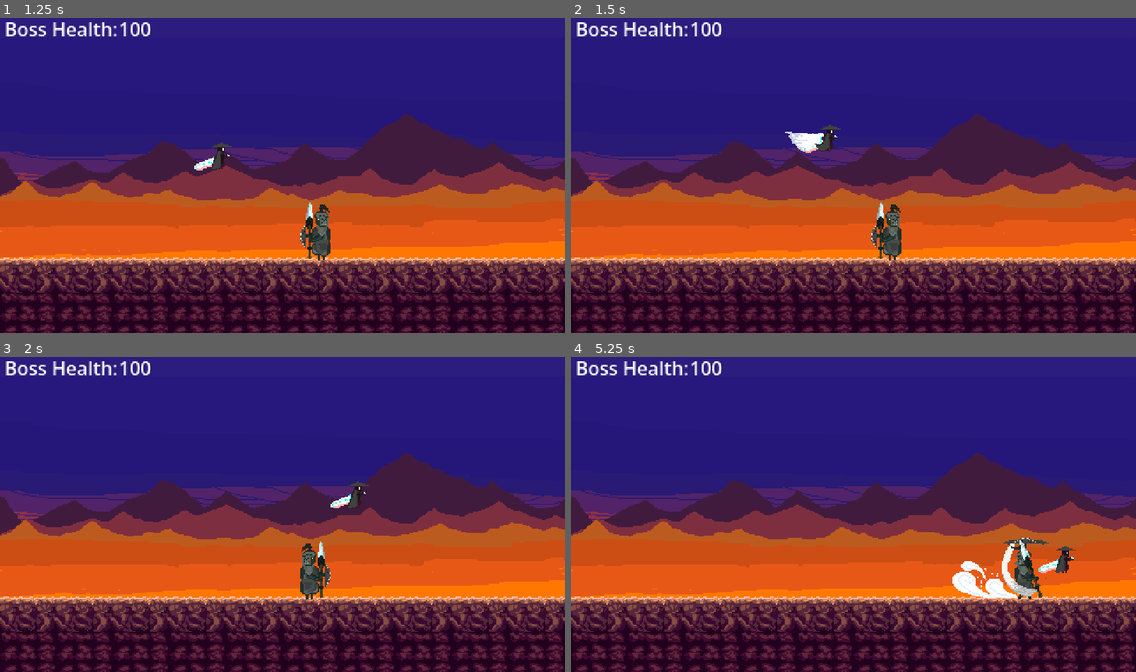
Above: before the commit, frames 1-4 (two rows, left to right).
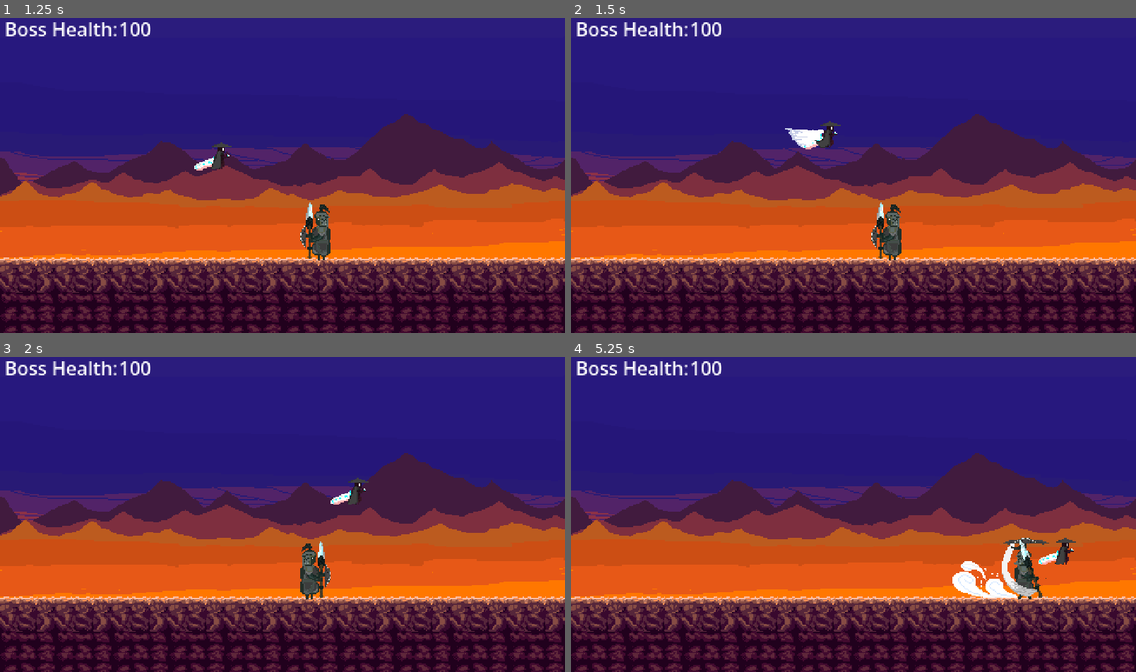
Above: after the commit, the same moments.

Repository: Shaurya0907/2d-souls
Game: Godot game, scene res://scenes/main.tscn
The game is run twice, just before and just after one commit, with the same random seed, the same clock (stepped at 60 frames per second) and the same inputs.
Inputs (mouse positions are in pixels of both pictures, inside the frame that each line leads up to):
- Up to frame 1 (1.25 s): tap Enter at 0.5 s; move the mouse to (406, 159) at 0.52 s; hold Right from 0.53 s (still down); click (406, 159) at 0.6 s; tap Space (jump) at 0.77, 1.07 s; tap Shift (dash) at 0.8 s
- Up to frame 2 (1.5 s): keep holding Right; move the mouse to (740, 191) at 1.27 s; tap Shift (dash) at 1.35 s
- Up to frame 3 (2 s): keep holding Right; tap Space (jump) at 1.52, 1.82 s; tap Q (parry) at 1.55 s
- Up to frame 4 (5.25 s): move the mouse to (910, 442) at 2.02 s; release Right at 2.03 s; hold Left 2.03-2.78 s; tap Q (parry) at 2.1, 4.55 s; tap Space (jump) at 2.3, 2.85, 3.02, 3.32, 3.77, 4.07, 4.52, 4.82 s; move the mouse to (825, 577) at 2.77 s; hold Right 2.78-4.28 s; click (825, 577) at 3.05 s; move the mouse to (1023, 561) at 3.52 s; click (1023, 561) at 3.6 s; tap Shift (dash) at 3.8, 5.1 s; move the mouse to (684, 464) at 4.27 s; hold Left 4.28-5.03 s; right-click (684, 464) at 4.35 s; move the mouse to (881, 514) at 5.02 s; hold Right from 5.03 s (still down); click (881, 514) at 5.17 s

Frame 1 is identical in both runs. In frame 2, 0.4% of the frame differs, in the area x 37-48%, y 32-43%; in frame 3, 0.2%; in frame 4, 0.3%.

Commit message:
COOLEST BOSS ATTACK
coolest attack so far for the boss has been animated and now will work on implementing it :)

Diff:
--- a/project.godot
+++ b/project.godot
@@ -41,36 +41,45 @@
 move_forward={
 "deadzone": 0.2,
 "events": [Object(InputEventKey,"resource_local_to_scene":false,"resource_name":"","device":-1,"window_id":0,"alt_press …(192 unchanged characters)…
+, Object(InputEventJoypadButton,"resource_local_to_scene":false,"resource_name":"","device":-1,"button_index":14,"pressure":0.0,"pressed":true,"script":null)
+, Object(InputEventJoypadMotion,"resource_local_to_scene":false,"resource_name":"","device":-1,"axis":0,"axis_value":1.0,"script":null)
 ]
 }
 move_backward={
 "deadzone": 0.2,
 "events": [Object(InputEventKey,"resource_local_to_scene":false,"resource_name":"","device":-1,"window_id":0,"alt_press …(191 unchanged characters)…
+, Object(InputEventJoypadButton,"resource_local_to_scene":false,"resource_name":"","device":-1,"button_index":13,"pressure":0.0,"pressed":true,"script":null)
+, Object(InputEventJoypadMotion,"resource_local_to_scene":false,"resource_name":"","device":-1,"axis":0,"axis_value":-1.0,"script":null)
 ]
 }
 jump={
 "deadzone": 0.2,
 "events": [Object(InputEventKey,"resource_local_to_scene":false,"resource_name":"","device":-1,"window_id":0,"alt_press …(191 unchanged characters)…
+, Object(InputEventJoypadButton,"resource_local_to_scene":false,"resource_name":"","device":-1,"button_index":0,"pressure":0.0,"pressed":true,"script":null)
 ]
 }
 attack={
 "deadzone": 0.2,
 "events": [Object(InputEventMouseButton,"resource_local_to_scene":false,"resource_name":"","device":-1,"window_id":0,"a …(253 unchanged characters)…
+, Object(InputEventJoypadMotion,"resource_local_to_scene":false,"resource_name":"","device":-1,"axis":5,"axis_value":1.0,"script":null)
 ]
 }
 dash={
 "deadzone": 0.2,
 "events": [Object(InputEventKey,"resource_local_to_scene":false,"resource_name":"","device":-1,"window_id":0,"alt_press …(195 unchanged characters)…
+, Object(InputEventJoypadButton,"resource_local_to_scene":false,"resource_name":"","device":-1,"button_index":10,"pressure":0.0,"pressed":true,"script":null)
 ]
 }
 parry={
 "deadzone": 0.2,
 "events": [Object(InputEventKey,"resource_local_to_scene":false,"resource_name":"","device":-1,"window_id":0,"alt_press …(192 unchanged characters)…
+, Object(InputEventJoypadButton,"resource_local_to_scene":false,"resource_name":"","device":-1,"button_index":9,"pressure":0.0,"pressed":true,"script":null)
 ]
 }
 attackboss={
 "deadzone": 0.2,
 "events": [Object(InputEventMouseButton,"resource_local_to_scene":false,"resource_name":"","device":-1,"window_id":0,"a …(253 unchanged characters)…
+, Object(InputEventJoypadMotion,"resource_local_to_scene":false,"resource_name":"","device":-1,"axis":4,"axis_value":1.0,"script":null)
 ]
 }
 
--- a/scenes/boss_1.tscn
+++ b/scenes/boss_1.tscn
@@ -3,24 +3,125 @@
 [ext_resource type="Script" uid="uid://qgnymm6tf0gn" path="res://scripts/boss.gd" id="1_3kv24"]
 [ext_resource type="Texture2D" uid="uid://bp7uf4ew3p722" path="res://assets/boss/anims/Heavy Attack/1.png" id="1_uh0f8"]
 [ext_resource type="Texture2D" uid="uid://dosjah5qh0jts" path="res://assets/boss/anims/Heavy Attack/2.png" id="2_kfyxm"]
+[ext_resource type="Texture2D" uid="uid://dn6q1xdevpd3w" path="res://assets/boss/anims/Coolest Attack/1.png" id="2_x8mh5"]
 [ext_resource type="Texture2D" uid="uid://elh8wdhfd0ef" path="res://assets/boss/anims/Heavy Attack/3.png" id="3_3kv24"]
+[ext_resource type="Texture2D" uid="uid://bco8r2bgf1mt" path="res://assets/boss/anims/Coolest Attack/2.png" id="3_hm3ln"]
+[ext_resource type="Texture2D" uid="uid://5itv1h6uf0a0" path="res://assets/boss/anims/Coolest Attack/3.png" id="4_n5ci1"]
 [ext_resource type="Texture2D" uid="uid://cusfr4t4k3eou" path="res://assets/boss/anims/Heavy Attack/4.png" id="4_ym4x4"]
 [ext_resource type="Texture2D" uid="uid://b7onbq0cfbfwy" path="res://assets/boss/anims/Heavy Attack/5.png" id="5_6ej81"]
+[ext_resource type="Texture2D" uid="uid://dsh7hrrm1p7hc" path="res://assets/boss/anims/Coolest Attack/4.png" id="5_r2q6c"]
 [ext_resource type="Texture2D" uid="uid://3mr3bkjcmm6u" path="res://assets/boss/anims/Heavy Attack/6.png" id="6_trowr"]
+[ext_resource type="Texture2D" uid="uid://caly67x336itm" path="res://assets/boss/anims/Coolest Attack/5.png" id="6_xfwgx"]
 [ext_resource type="Texture2D" uid="uid://dvsbbyuirxdsv" path="res://assets/boss/anims/Heavy Attack/7.png" id="7_3ed83"]
+[ext_resource type="Texture2D" uid="uid://cv7lxb7dur3s8" path="res://assets/boss/anims/Coolest Attack/6.png" id="7_txaef"]
 [ext_resource type="Texture2D" uid="uid://b1ggqmec7u2om" path="res://assets/boss/anims/Heavy Attack/8.png" id="8_ebdhu"]
+[ext_resource type="Texture2D" uid="uid://4cg1lh0gyimg" path="res://assets/boss/anims/Coolest Attack/7.png" id="8_y6nd6"]
+[ext_resource type="Texture2D" uid="uid://c5d5cre11fo0v" path="res://assets/boss/anims/Coolest Attack/8.png" id="9_wvu6w"]
 [ext_resource type="Texture2D" uid="uid://b3sw41bygfary" path="res://assets/boss/anims/Heavy Attack/9.png" id="9_wyxrv"]
 [ext_resource type="Texture2D" uid="uid://bnv0x0vev4b2l" path="res://assets/boss/anims/Heavy Attack/10.png" id="10_f5da2"]
+[ext_resource type="Texture2D" uid="uid://gmn16u41sfl8" path="res://assets/boss/anims/Coolest Attack/9.png" id="10_jgv65"]
 [ext_resource type="Texture2D" uid="uid://bv8eqjnkwxrdf" path="res://assets/boss/anims/Heavy Attack/11.png" id="11_kwg0h"]
+[ext_resource type="Texture2D" uid="uid://bjvhk3u1n5nbm" path="res://assets/boss/anims/Coolest Attack/10.png" id="11_vuvo7"]
 [ext_resource type="Texture2D" uid="uid://cnablho3o5hbf" path="res://assets/boss/anims/Heavy Attack/12.png" id="12_dwa5r"]
+[ext_resource type="Texture2D" uid="uid://clbnumdjm8kh6" path="res://assets/boss/anims/Coolest Attack/11.png" id="12_jmxpo"]
 [ext_resource type="Texture2D" uid="uid://1wem56f7axcw" path="res://assets/boss/anims/Heavy Attack/13.png" id="13_whcl0"]
+[ext_resource type="Texture2D" uid="uid://bpqmhignoswve" path="res://assets/boss/anims/Coolest Attack/12.png" id="13_xxict"]
 [ext_resource type="Texture2D" uid="uid://dw7m8trni83t7" path="res://assets/boss/anims/Heavy Attack/14.png" id="14_7hch6"]
+[ext_resource type="Texture2D" uid="uid://bcl2dxsxd82si" path="res://assets/boss/anims/Coolest Attack/13.png" id="14_yhmoa"]
 [ext_resource type="Texture2D" uid="uid://nhgsm3cl81ml" path="res://assets/boss/anims/Heavy Attack/15.png" id="15_66efo"]
+[ext_resource type="Texture2D" uid="uid://n7xnn3bnjt42" path="res://assets/boss/anims/Coolest Attack/14.png" id="15_113pl"]
 [ext_resource type="Texture2D" uid="uid://7lrsboohjomw" path="res://assets/boss/anims/Heavy Attack/16.png" id="16_iahta"]
+[ext_resource type="Texture2D" uid="uid://dmr38xhv82nh8" path="res://assets/boss/anims/Coolest Attack/15.png" id="16_kamro"]
 [ext_resource type="AnimationLibrary" uid="uid://ctwr4febr5sw6" path="res://scenes/boss_1_animations.tres" id="17_kfyxm"]
+[ext_resource type="Texture2D" uid="uid://dt5nj3yjh27n8" path="res://assets/boss/anims/Coolest Attack/16.png" id="17_o7t1u"]
+[ext_resource type="Texture2D" uid="uid://b8pp5bit5ygd" path="res://assets/boss/anims/Coolest Attack/17.png" id="18_2wa8s"]
+[ext_resource type="Texture2D" uid="uid://bxruoohnwysnh" path="res://assets/boss/anims/Coolest Attack/18.png" id="19_w1qbb"]
+[ext_resource type="Texture2D" uid="uid://cvrv4ubmqmtk1" path="res://assets/boss/anims/Coolest Attack/19.png" id="20_mgbtc"]
+[ext_resource type="Texture2D" uid="uid://b5527fjdlg1kv" path="res://assets/boss/anims/Coolest Attack/20.png" id="21_6pwmu"]
+[ext_resource type="Texture2D" uid="uid://dt0cchbbpub33" path="res://assets/boss/anims/Coolest Attack/21.png" id="22_mweva"]
+[ext_resource type="Texture2D" uid="uid://caxxvreap455g" path="res://assets/boss/anims/Coolest Attack/22.png" id="23_geef7"]
+[ext_resource type="Texture2D" uid="uid://dels25bcbyxg1" path="res://assets/boss/anims/Coolest Attack/23.png" id="24_mbigj"]
+[ext_resource type="Texture2D" uid="uid://bp3s5qya5el25" path="res://assets/boss/anims/Coolest Attack/24.png" id="25_f4a1k"]
 
 [sub_resource type="SpriteFrames" id="SpriteFrames_v15d6"]
 animations = [{
+"frames": [{
+"duration": 0.7,
+"texture": ExtResource("2_x8mh5")
+}, {
+"duration": 0.7,
+"texture": ExtResource("3_hm3ln")
+}, {
+"duration": 0.7,
+"texture": ExtResource("4_n5ci1")
+}, {
+"duration": 0.5,
+"texture": ExtResource("5_r2q6c")
+}, {
+"duration": 0.5,
+"texture": ExtResource("6_xfwgx")
+}, {
+"duration": 0.5,
+"texture": ExtResource("7_txaef")
+}, {
+"duration": 0.5,
+"texture": ExtResource("8_y6nd6")
+}, {
+"duration": 0.5,
+"texture": ExtResource("9_wvu6w")
+}, {
+"duration": 0.5,
+"texture": ExtResource("10_jgv65")
+}, {
+"duration": 0.5,
+"texture": ExtResource("11_vuvo7")
+}, {
+"duration": 0.5,
+"texture": ExtResource("12_jmxpo")
+}, {
+"duration": 0.5,
+"texture": ExtResource("13_xxict")
+}, {
+"duration": 0.5,
+"texture": ExtResource("14_yhmoa")
+}, {
+"duration": 0.5,
+"texture": ExtResource("15_113pl")
+}, {
+"duration": 0.5,
+"texture": ExtResource("16_kamro")
+}, {
+"duration": 0.5,
+"texture": ExtResource("17_o7t1u")
+}, {
+"duration": 0.5,
+"texture": ExtResource("18_2wa8s")
+}, {
+"duration": 0.5,
+"texture": ExtResource("19_w1qbb")
+}, {
+"duration": 0.5,
+"texture": ExtResource("20_mgbtc")
+}, {
+"duration": 0.5,
+"texture": ExtResource("21_6pwmu")
+}, {
+"duration": 0.5,
+"texture": ExtResource("22_mweva")
+}, {
+"duration": 0.5,
+"texture": ExtResource("23_geef7")
+}, {
+"duration": 0.5,
+"texture": ExtResource("24_mbigj")
+}, {
+"duration": 0.5,
+"texture": ExtResource("25_f4a1k")
+}],
+"loop": 1,
+"name": &"coolest_attack",
+"speed": 5.0
+}, {
 "frames": [{
 "duration": 0.4,
 "texture": ExtResource("1_uh0f8")
@@ -96,11 +197,12 @@
 texture_filter = 1
 texture_repeat = 1
 sprite_frames = SubResource("SpriteFrames_v15d6")
-animation = &"heavy_attack"
+animation = &"coolest_attack"
+frame_progress = 0.24274887
 centered = false
 offset = Vector2(-96, -96)
 metadata/_dot_aseprite_importer_player = NodePath("AnimationPlayer")
-metadata/_dot_aseprite_importer_sync_key = "f2c0a792b98c1b7404ce98945d7cc16f"
+metadata/_dot_aseprite_importer_sync_key = "983c1f4503040d03b9d003b43b4931c6"
 
 [node name="AnimationPlayer" type="AnimationPlayer" parent="boss_animated" unique_id=104328593]
 libraries/ = ExtResource("17_kfyxm")
@@ -108,16 +210,6 @@
 [node name="CollisionShape2D" type="CollisionShape2D" parent="." unique_id=9410133]
 position = Vector2(0, -1)
 shape = SubResource("RectangleShape2D_v15d6")
-
-[node name="heavyintro" type="Timer" parent="." unique_id=1893079544]
-process_callback = 0
-wait_time = 0.33
-one_shot = true
-
-[node name="heavymid" type="Timer" parent="." unique_id=1127500106]
-process_callback = 0
-wait_time = 1.2899999999999998
-one_shot = true
 
 [node name="left_detection" type="Area2D" parent="." unique_id=415411165]
 
@@ -138,6 +230,20 @@
 wait_time = 0.3
 one_shot = true
 
-[connection signal="timeout" from="heavyintro" to="." method="_on_heavyintro_timeout"]
-[connection signal="timeout" from="heavymid" to="." method="_on_heavymid_timeout"]
+[node name="heavy_attack" type="Node2D" parent="." unique_id=1765189330]
+
+[node name="heavyintro" type="Timer" parent="heavy_attack" unique_id=1893079544]
+process_callback = 0
+wait_time = 0.33
+one_shot = true
+
+[node name="heavymid" type="Timer" parent="heavy_attack" unique_id=1127500106]
+process_callback = 0
+wait_time = 1.2899999999999998
+one_shot = true
+
+[node name="coolest_attack" type="Node2D" parent="." unique_id=1400038290]
+
 [connection signal="timeout" from="knockback" to="." method="_on_knockback_timeout"]
+[connection signal="timeout" from="heavy_attack/heavyintro" to="." method="_on_heavyintro_timeout"]
+[connection signal="timeout" from="heavy_attack/heavymid" to="." method="_on_heavymid_timeout"]
--- a/scenes/boss_1_animations.tres
+++ b/scenes/boss_1_animations.tres
@@ -1,7 +1,35 @@
 [gd_resource type="AnimationLibrary" format=3 uid="uid://ctwr4febr5sw6"]
 
+[sub_resource type="Animation" id="Animation_h5o3x"]
+length = 2.5199999928474437
+loop_mode = 1
+tracks/0/type = "value"
+tracks/0/imported = false
+tracks/0/enabled = true
+tracks/0/path = NodePath(".:animation")
+tracks/0/interp = 0
+tracks/0/loop_wrap = false
+tracks/0/keys = {
+"times": PackedFloat32Array(0),
+"transitions": PackedFloat32Array(1),
+"update": 1,
+"values": [&"coolest_attack"]
+}
+tracks/1/type = "value"
+tracks/1/imported = false
+tracks/1/enabled = true
+tracks/1/path = NodePath(".:frame")
+tracks/1/interp = 0
+tracks/1/loop_wrap = false
+tracks/1/keys = {
+"times": PackedFloat32Array(0, 0.14, 0.28, 0.42, 0.52, 0.62, 0.71999997, 0.82, 0.92, 1.02, 1.12, 1.22, 1.32, 1.42, 1.52, 1.62, 1.72, 1.82, 1.92, 2.02, 2.12, 2.22, 2.32, 2.42),
+"transitions": PackedFloat32Array(1, 1, 1, 1, 1, 1, 1, 1, 1, 1, 1, 1, 1, 1, 1, 1, 1, 1, 1, 1, 1, 1, 1, 1),
+"update": 1,
+"values": [0, 1, 2, 3, 4, 5, 6, 7, 8, 9, 10, 11, 12, 13, 14, 15, 16, 17, 18, 19, 20, 21, 22, 23]
+}
+
 [sub_resource type="Animation" id="Animation_txf7c"]
-length = 1.6199999988079077
+length = 1.6199999988079075
 tracks/0/type = "value"
 tracks/0/imported = false
 tracks/0/enabled = true
@@ -57,6 +85,7 @@
 
 [resource]
 _data = {
+&"coolest_attack": SubResource("Animation_h5o3x"),
 &"heavy_attack": SubResource("Animation_txf7c"),
 &"idle": SubResource("Animation_agh0l")
 }
--- a/scripts/boss.gd
+++ b/scripts/boss.gd
@@ -1,7 +1,7 @@
 extends CharacterBody2D
 @onready var anim_player: AnimationPlayer = $boss_animated/AnimationPlayer
-@onready var heavyintro: Timer = $heavyintro
-@onready var heavymid: Timer = $heavymid
+@onready var heavyintro: Timer = $heavy_attack/heavyintro
+@onready var heavymid: Timer = $heavy_attack/heavymid
 @onready var boss: AnimatedSprite2D = $boss_animated
 @onready var left_detection: Area2D = $left_detection
 @onready var right_detection: Area2D = $right_detection
--- a/scripts/player.gd
+++ b/scripts/player.gd
@@ -27,28 +27,23 @@
 	# This is my movement code
 
 	var direction = Input.get_axis("move_backward", "move_forward")
+	if not isdashing:
+		if Input.is_action_pressed("move_forward") and not isdashing:
+			velocity.x = direction * SPEED
+			if anim_player.current_animation not in ["attacking", "jumping", "dash", "parry", "down_parry"]:
+				anim_player.play("walking")
+		elif Input.is_action_pressed("move_backward") and not isdashing:
+			velocity.x = direction * SPEED
+			if anim_player.current_animation not in ["attacking", "jumping", "dash", "parry", "down_parry"]:
+				anim_player.play("walking")
+		elif Input.is_action_just_released("move_forward") or Input.is_action_just_released("move_backward"):
+			velocity.x = 0
+			if not isattacking and not isdashing and not isparry:
+				anim_player.play("idle")
+		velocity.y += 20  #gravity during normal scenario
 
-	if Input.is_action_pressed("move_forward") and not isdashing:
-		if not isdashing:
-			velocity.x = direction * SPEED
-		else:
-			velocity.x = direction * 240
-
-		if anim_player.current_animation not in ["attacking", "jumping", "dash", "parry", "down_parry"]:
-			anim_player.play("walking")
-	elif Input.is_action_pressed("move_backward") and not isdashing:
-		if not isdashing:
-			velocity.x = direction * SPEED
-		else:
-			velocity.x = direction * 240
-
-		if anim_player.current_animation not in ["attacking", "jumping", "dash", "parry", "down_parry"]:
-			anim_player.play("walking")
-	elif Input.is_action_just_released("move_forward") or Input.is_action_just_released("move_backward"):
-		velocity.x = 0
-		if not isattacking and not isdashing and not isparry:
-			anim_player.play("idle")
-
+	else:
+		velocity.y = 0  #gravity during dashing
 	#Flips the player
 	if velocity.x > 0:
 		player.flip_h = false
@@ -57,7 +52,7 @@
 	if velocity.x < 0:
 		player.flip_h = true
 		attack_collision.position.x = -15.25
-	print(attack_area.position.x)
+
 	if not is_on_floor():
 		isjump = true
 	else:
@@ -87,10 +82,6 @@
 	if is_on_floor():
 		has_dashed = false
 
-	if not isdashing:
-		velocity.y += 20  #gravity during normal scenario
-	else:
-		velocity.y = 0  #gravity during dashing
 
 	move_and_slide()
 
Binary file added: assets/boss/anims/Coolest Attack/1.png
Not shown, added: assets/boss/anims/Coolest Attack/1.png.import
Binary file added: assets/boss/anims/Coolest Attack/10.png
Not shown, added: assets/boss/anims/Coolest Attack/10.png.import
Binary file added: assets/boss/anims/Coolest Attack/11.png
Not shown, added: assets/boss/anims/Coolest Attack/11.png.import
Binary file added: assets/boss/anims/Coolest Attack/12.png
Not shown, added: assets/boss/anims/Coolest Attack/12.png.import
Binary file added: assets/boss/anims/Coolest Attack/13.png
Not shown, added: assets/boss/anims/Coolest Attack/13.png.import
Binary file added: assets/boss/anims/Coolest Attack/14.png
Not shown, added: assets/boss/anims/Coolest Attack/14.png.import
(and 86 more such lines)
